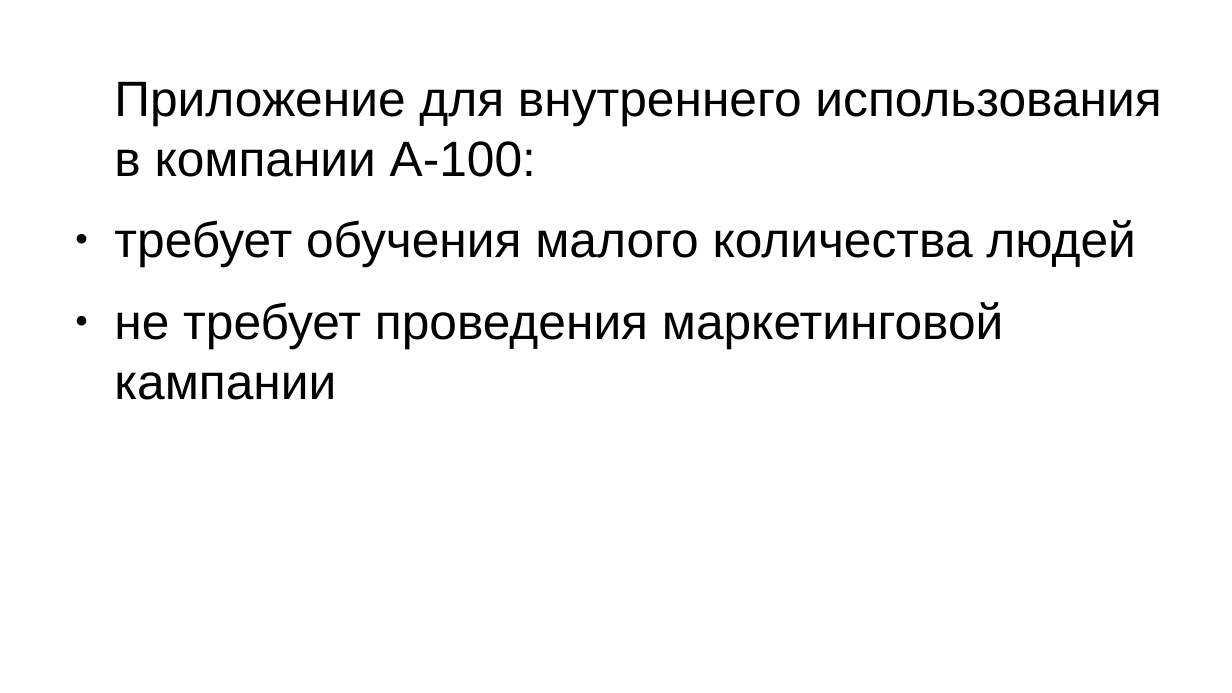
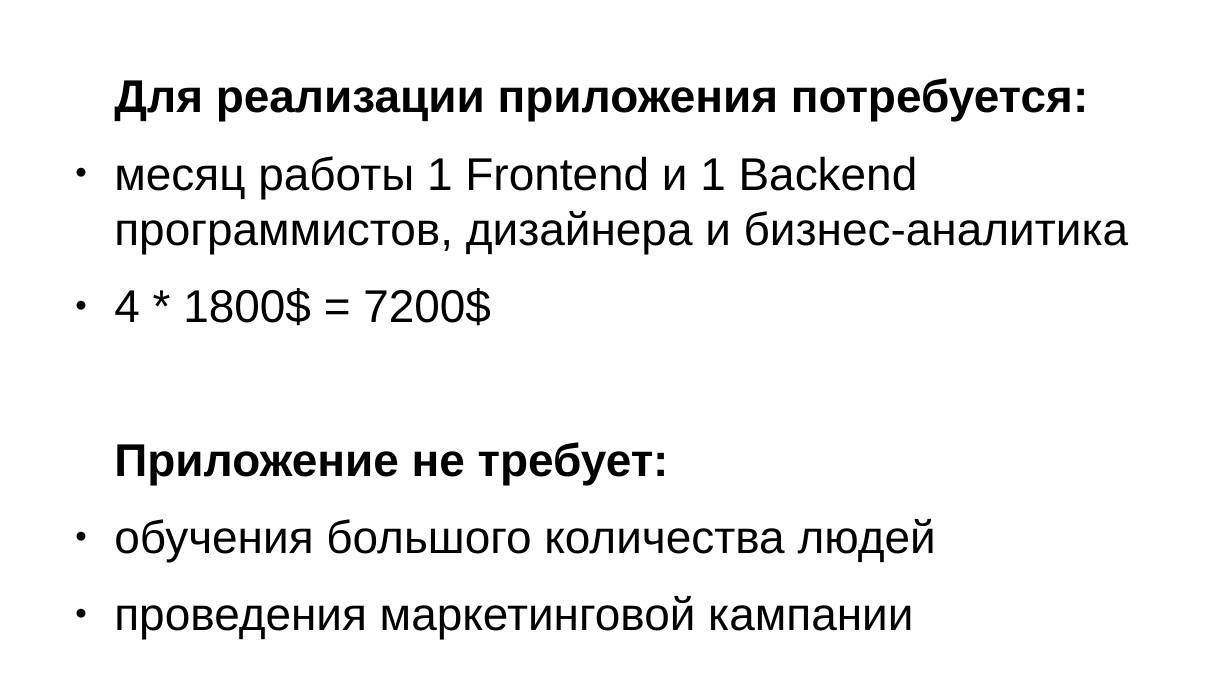
Before and after one commit to vaidzelevich/snow_cleaning_schedule, a slide deck: slide 4 of presentation.odp (slide 3 before the commit). Drawn at 1232x693 pixels with LibreOffice and Linux fonts; fonts in the diff are those of the drawing. Boxes give left, top, right and bottom in pixels: in the first picture for what was removed or moved away, otherwise in the second. Text is boxed around its words. In the diff, an @@ line names an element or a change of style, - is before the commit and + after.

```diff
--- a/presentation.odp
+++ b/presentation.odp
@@ text at [114,78,1128,639]: text changed; size 32 to 29.6 pt @@
-Приложение для внутреннего использования в компании A-100:
-● требует обучения малого количества людей
-● не требует проведения маркетинговой кампании
+Для реализации приложения потребуется:
+● месяц работы 1 Frontend и 1 Backend программистов, дизайнера и бизнес-аналитика
+● 4 * 1800$ = 7200$
+Приложение не требует:
+● обучения большого количества людей
+● проведения маркетинговой кампании
```
Also in this commit, not shown: 2 other slides changed, 1 slide added, 3 other files.
